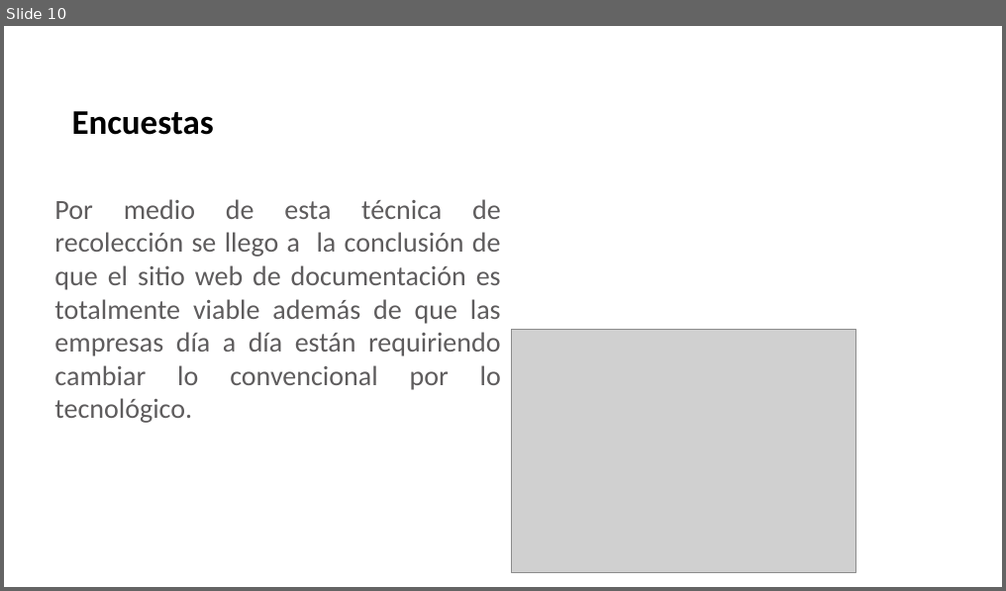
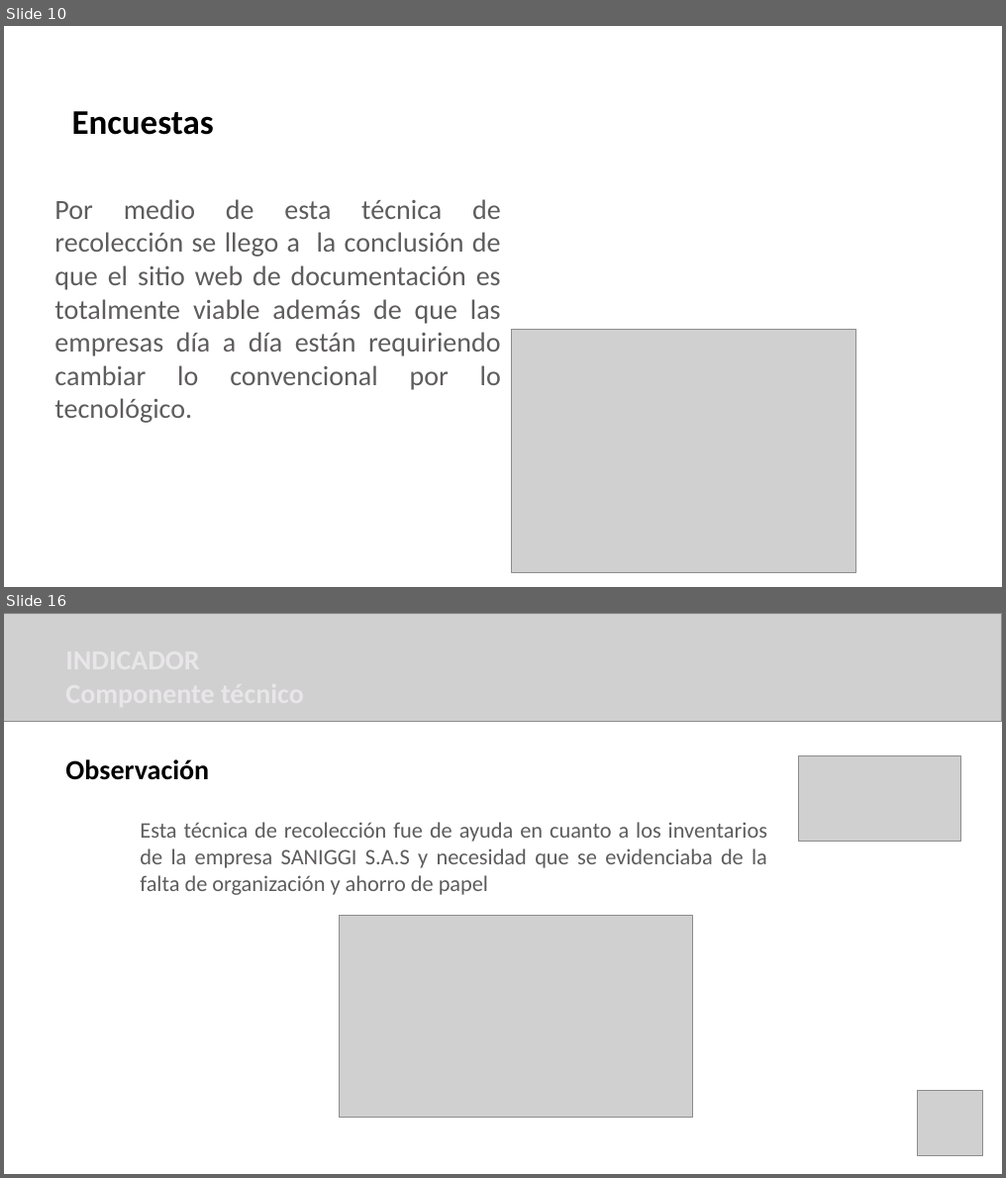
Before and after one commit to angiebilori/SOS_DOCUMENTAL, a slide deck: PROYECTO08/PRESENTACION.pptx. Shown one above the other, each under a label of ours: slide 10 before the commit, slides 10 and 16 after it; the slides between them are not shown. The pictures are 1006x591 and 1006x1178 pixels, drawn with LibreOffice and Linux fonts; fonts in the diff are those of the drawing; grey boxes stand for pictures; background and template pictures are left out. Boxes give left, top, right and bottom in pixels: in the first picture for what was removed or moved away, otherwise in the second. Text is boxed around its words. In the diff, an @@ line names an element or a change of style, - is before the commit and + after.

```diff
--- a/PROYECTO08/PRESENTACION.pptx
+++ b/PROYECTO08/PRESENTACION.pptx
@@ slide 16 added at [4,613,1002,1174], background #FFFFFF @@
@@ picture added at [4,613,1002,722] @@
@@ text added at [844,703,940,722], 24 pt, text #FFFFFF, bold @@
+Título
@@ text added at [65,760,209,780], 20 pt, text #000000, bold @@
+Observación
@@ picture added at [798,757,961,842] @@
@@ text added at [752,794,941,847], 16 pt, text #FFFFFF @@
+Espacio para frase concreta.
@@ text added at [140,822,767,895], 16 pt, text #5E5C5D @@
+Esta técnica de recolección fue de ayuda en cuanto a los inventarios de la empresa SANIGGI S.A.S y necesidad que se evidenciaba de la falta de organización y ahorro de papel
@@ picture added at [339,915,693,1117] @@
@@ picture added at [917,1091,983,1157] @@
```
Also in this commit, not shown: 1 slide changed, 20 other slides added, 3 other files.
